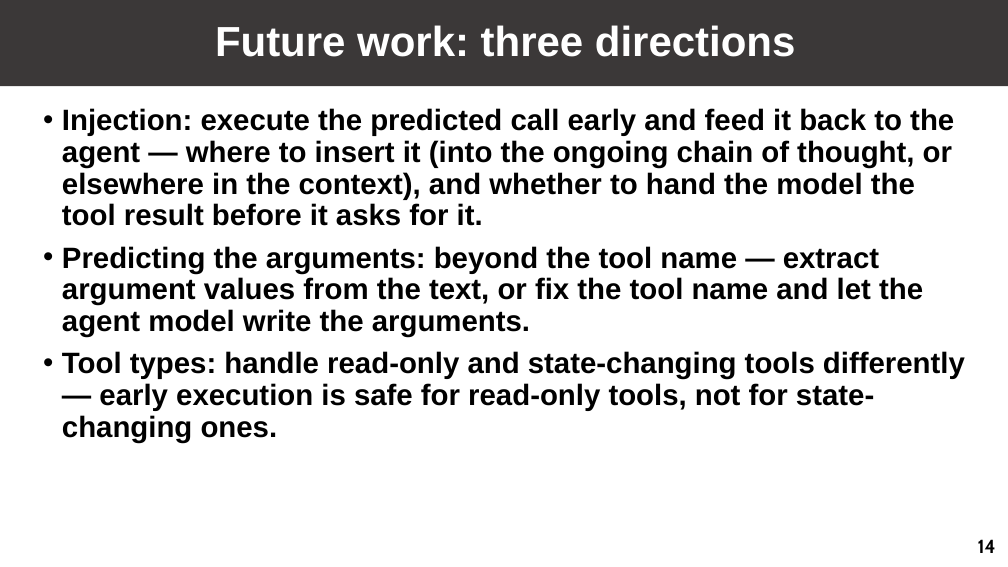
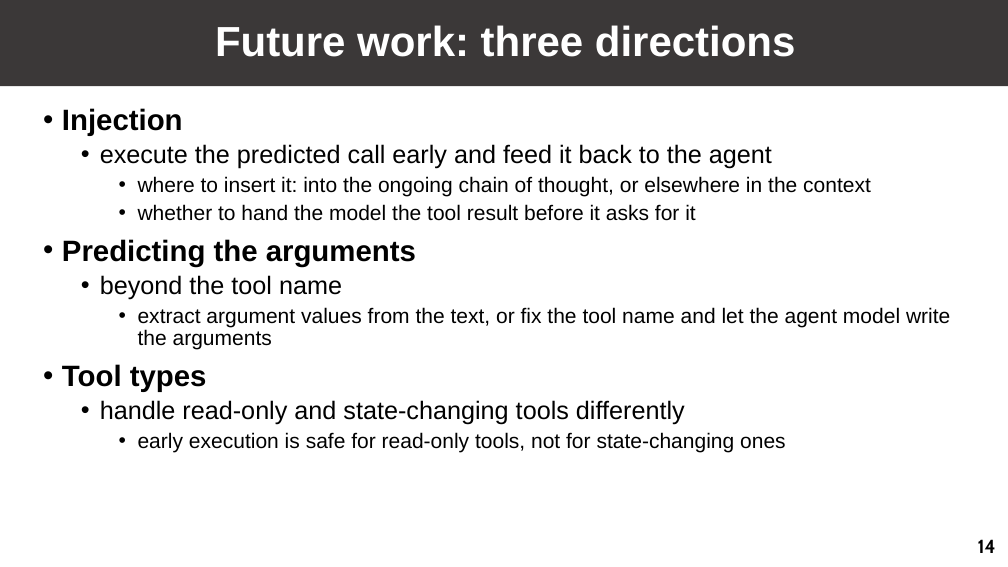
Before and after one commit to GuoYibo233/probe-agent, a slide deck: slide 15 of talks/20260809/slides.pptx. Drawn at 1008x567 pixels with LibreOffice and Linux fonts; fonts in the diff are those of the drawing. Boxes give left, top, right and bottom in pixels: in the first picture for what was removed or moved away, otherwise in the second. Text is boxed around its words. In the diff, an @@ line names an element or a change of style, - is before the commit and + after.

```diff
--- a/talks/20260809/slides.pptx
+++ b/talks/20260809/slides.pptx
@@ text at box(62, 108, 950, 453): text changed; size 28 to 20 pt; bold off @@
-• Injection: execute the predicted call early and feed it back to the agent — where to insert it (into the ongoing chain of thought, or elsewhere in the context), and whether to hand the model the tool result before it asks for it.
-• Predicting the arguments: beyond the tool name — extract argument values from the text, or fix the tool name and let the agent model write the arguments.
-• Tool types: handle read-only and state-changing tools differently — early execution is safe for read-only tools, not for state-changing ones.
+• Injection
+  • execute the predicted call early and feed it back to the agent
+    • where to insert it: into the ongoing chain of thought, or elsewhere in the context
+    • whether to hand the model the tool result before it asks for it
+• Predicting the arguments
+  • beyond the tool name
+    • extract argument values from the text, or fix the tool name and let the agent model write the arguments
+• Tool types
+  • handle read-only and state-changing tools differently
+    • early execution is safe for read-only tools, not for state-changing ones
```
Also in this commit, not shown: 12 other slides changed, 16 other files.
